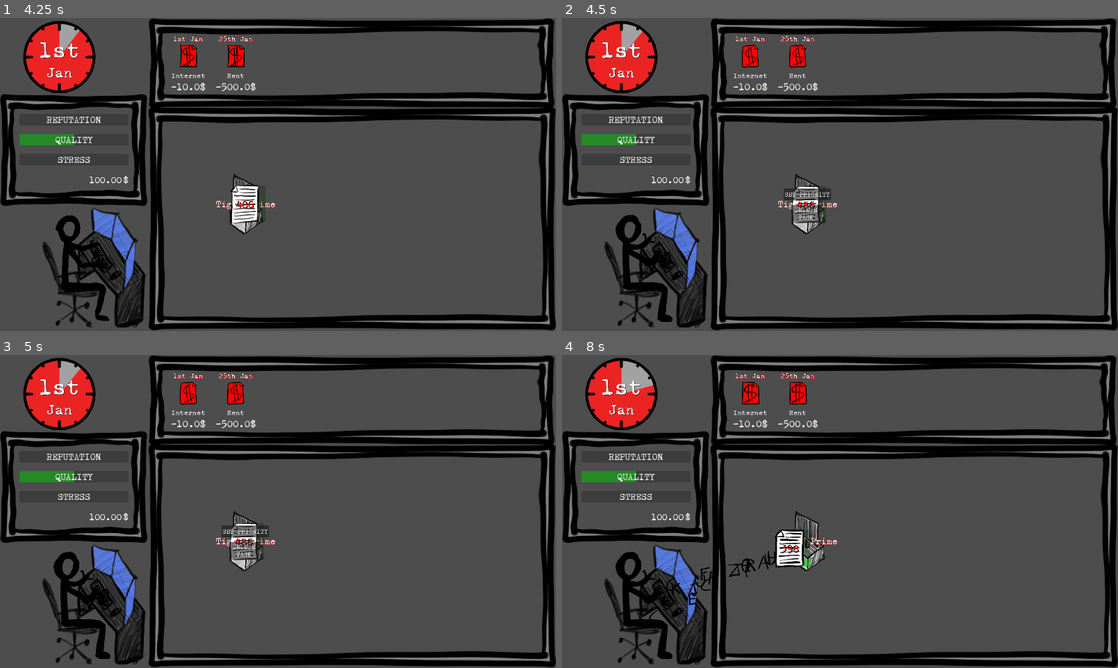
Above: before the commit, frames 1-4 (two rows, left to right).
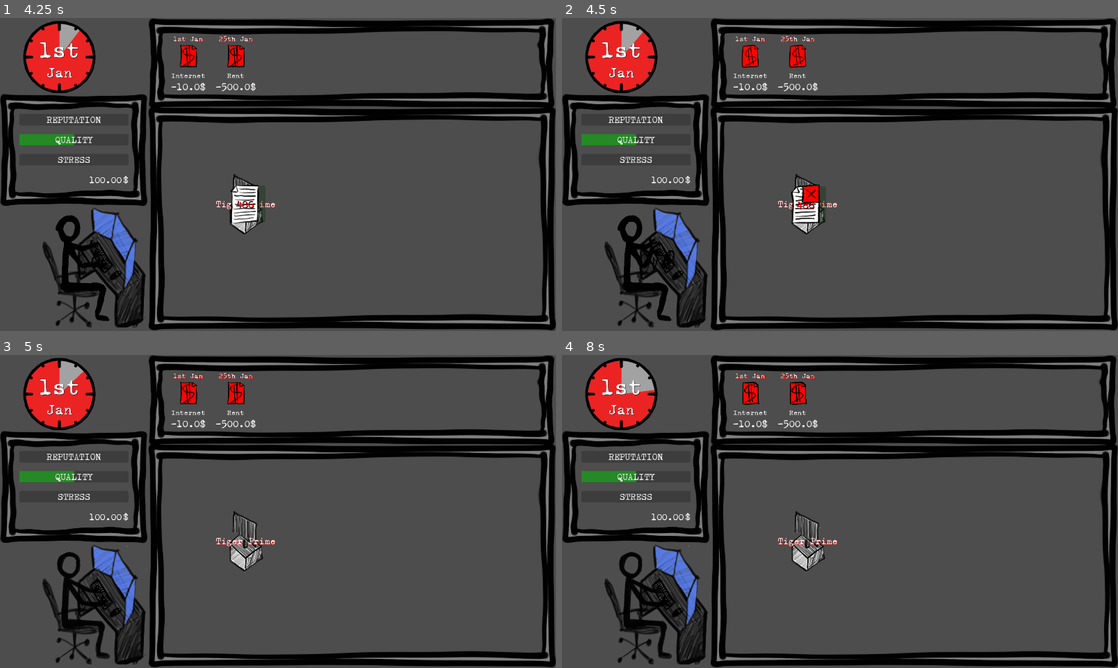
Above: after the commit, the same moments.

Repository: ildede/game-off-2025
Game: Godot game, scene res://scenes/ui/start_screen/start.tscn
Two runs of this game, one before a commit and one after it. Both use one fixed random seed, a clock stepped at 60 frames per second and the inputs below.
Inputs (mouse positions are in pixels of both pictures, inside the frame that each line leads up to):
- Up to frame 1 (4.25 s): click "START" at 0.5 s; click "Accept" at 1.25 s; move the mouse to (400, 158) at 2.02 s; click (400, 158) at 2.17 s; tap Enter at 2.75 s; move the mouse to (166, 190) at 2.77 s; click (166, 190) at 2.92 s; move the mouse to (333, 105) at 3.52 s; click (333, 105) at 3.67 s
- Up to frame 2 (4.5 s): move the mouse to (806, 202) at 4.27 s; click (806, 202) at 4.42 s
- Up to frame 3 (5 s): no input
- Up to frame 4 (8 s): click (806, 530) at 5 s, where only the run before the commit has a clickable "SET PRIORITY"; move the mouse to (1006, 558) at 5.77 s; click (1006, 558) at 5.92 s; move the mouse to (673, 464) at 6.52 s; click (673, 464) at 6.67 s; move the mouse to (867, 511) at 7.27 s; click (867, 511) at 7.42 s

Frame 1 is identical in both runs. In frame 2, 1.1% of the frame differs, in the area x 9-49%, y 4-98%; in frame 3, 1.4%; in frame 4, 1.7%, in the area x 9-45%, y 8-98%.

Commit message:
feat: implement priority and delete with animated button

Diff:
--- a/autoloads/global.gd
+++ b/autoloads/global.gd
@@ -4,6 +4,7 @@
 signal client_send_task(task: Task)
 signal letter_hit_task(letter: Letter, task: Task)
 signal new_priority_task(task: Task)
+signal task_deleted(id: int)
 signal task_finished(id: int)
 signal task_failed(id: int)
 signal update_reputation(value: float)
--- a/scenes/game/entities/task/task.gd
+++ b/scenes/game/entities/task/task.gd
@@ -42,18 +42,17 @@
 
 func _on_character_body_2d_input_event(_viewport: Node, event: InputEvent, _shape_idx: int) -> void:
 	if event is InputEventMouseButton and event.pressed:
-		get_tree().paused = true
-		$Delete.visible = !$Delete.visible
-		$Priority.visible = !$Priority.visible
+		Global.new_priority_task.emit(self)
+
+	if event is InputEventMouseButton and not event.pressed:
+		print(event)
 
 func _on_delete_pressed() -> void:
-	get_tree().paused = false
 	print("deleted pressed")
+	Global.task_deleted.emit(get_task_id())
+
+func _on_character_body_2d_mouse_entered() -> void:
+	$Delete.visible = true
+
+func _on_character_body_2d_mouse_exited() -> void:
 	$Delete.visible = false
-	$Priority.visible = false
-
-func _on_priority_pressed() -> void:
-	get_tree().paused = false
-	Global.new_priority_task.emit(self)
-	$Delete.visible = false
-	$Priority.visible = false
--- a/scenes/game/entities/task/task.tscn
+++ b/scenes/game/entities/task/task.tscn
@@ -12,6 +12,10 @@
 [ext_resource type="Texture2D" uid="uid://cxsi0t6bphxeu" path="res://scenes/game/entities/task/assets/default03.png" id="10_riryx"]
 [ext_resource type="Texture2D" uid="uid://b184f43nunidi" path="res://scenes/game/entities/task/assets/default04.png" id="11_uxrd1"]
 [ext_resource type="Texture2D" uid="uid://dfoythl7dms23" path="res://scenes/game/entities/task/assets/default05.png" id="12_g1kpc"]
+[ext_resource type="Texture2D" uid="uid://bsbe1d637bbli" path="res://scenes/game/entities/task/assets/close01.png" id="13_kqt4b"]
+[ext_resource type="Texture2D" uid="uid://bxbkh7jfnf8d8" path="res://scenes/game/entities/task/assets/close02.png" id="14_r5isl"]
+[ext_resource type="Texture2D" uid="uid://gseo7tudly75" path="res://scenes/game/entities/task/assets/close03.png" id="15_l3hm3"]
+[ext_resource type="Texture2D" uid="uid://bc8slt3fttv8t" path="res://scenes/game/entities/task/assets/close04.png" id="16_riryx"]
 
 [sub_resource type="SpriteFrames" id="SpriteFrames_cprfc"]
 animations = [{
@@ -59,6 +63,17 @@
 [sub_resource type="RectangleShape2D" id="RectangleShape2D_ukviy"]
 size = Vector2(127.14288, 175.71436)
 
+[sub_resource type="AnimatedTexture" id="AnimatedTexture_ctq7e"]
+frames = 4
+frame_0/texture = ExtResource("13_kqt4b")
+frame_0/duration = 0.2
+frame_1/texture = ExtResource("14_r5isl")
+frame_1/duration = 0.2
+frame_2/texture = ExtResource("15_l3hm3")
+frame_2/duration = 0.2
+frame_3/texture = ExtResource("16_riryx")
+frame_3/duration = 0.2
+
 [node name="Task" type="PathFollow2D"]
 scale = Vector2(0.7, 0.7)
 rotates = false
@@ -72,7 +87,7 @@
 [node name="Sprite2D" type="AnimatedSprite2D" parent="CharacterBody2D"]
 sprite_frames = SubResource("SpriteFrames_cprfc")
 animation = &"deadline"
-frame_progress = 0.2546036
+frame_progress = 0.5066534
 
 [node name="CollisionShape2D" type="CollisionShape2D" parent="CharacterBody2D"]
 position = Vector2(0.714288, -0.7142869)
@@ -113,25 +128,16 @@
 horizontal_alignment = 1
 vertical_alignment = 1
 
-[node name="Delete" type="Button" parent="."]
+[node name="Delete" type="TextureButton" parent="."]
 process_mode = 3
 visible = false
-offset_left = -70.0
-offset_top = 2.8571427
-offset_right = 71.42856
-offset_bottom = 84.85714
-text = "DELETE
-TASK"
-
-[node name="Priority" type="Button" parent="."]
-process_mode = 3
-visible = false
-offset_left = -110.0
-offset_top = -78.57143
-offset_right = 123.0
-offset_bottom = -20.0
-text = "SET PRIORITY"
+offset_left = -22.857145
+offset_top = -101.428566
+offset_right = 77.14285
+offset_bottom = -1.428566
+texture_normal = SubResource("AnimatedTexture_ctq7e")
 
 [connection signal="input_event" from="CharacterBody2D" to="." method="_on_character_body_2d_input_event"]
+[connection signal="mouse_entered" from="CharacterBody2D" to="." method="_on_character_body_2d_mouse_entered"]
+[connection signal="mouse_exited" from="CharacterBody2D" to="." method="_on_character_body_2d_mouse_exited"]
 [connection signal="pressed" from="Delete" to="." method="_on_delete_pressed"]
-[connection signal="pressed" from="Priority" to="." method="_on_priority_pressed"]
--- a/scenes/game/translator/translator.gd
+++ b/scenes/game/translator/translator.gd
@@ -13,6 +13,7 @@
 	Global.client_send_task.connect(new_task_arrived)
 	Global.letter_hit_task.connect(task_hit)
 	Global.new_priority_task.connect(set_priority_task)
+	Global.task_deleted.connect(handle_task_deleted)
 
 func _on_timer_timeout() -> void:
 	if tasks.size() != 0:
@@ -36,6 +37,15 @@
 	l.target = target_task
 	l.target_id = target_task.get_node("CharacterBody2D").task_id
 	add_child(l)
+
+func handle_task_deleted(task_id: int) -> void:
+	var found_index = tasks.find_custom(func has_task_id(t):
+		return t.get_task_id() == task_id)
+	if found_index >= 0:
+		var task_found = tasks.pop_at(found_index)
+		if priority_task and priority_task.get_task_id() == task_found.get_task_id():
+			priority_task = null
+		task_found.queue_free()
 
 func task_hit(letter: Letter, task: Task) -> void:
 
--- a/scenes/ui/main_screen/main.gd
+++ b/scenes/ui/main_screen/main.gd
@@ -15,6 +15,7 @@
 	Global.game_over.connect(handle_game_over)
 	Global.task_finished.connect(handle_task_finished)
 	Global.task_failed.connect(handle_task_failed)
+	Global.task_deleted.connect(handle_task_deleted)
 
 	for client_info in Global.game_state.clients:
 		var added = add_new_client_to_scene(client_info)
@@ -89,6 +90,15 @@
 		var finished_task = Global.game_state.ongoing_task.pop_at(found_index)
 		Global.update_reputation.emit(finished_task.reputation_on_failure)
 		Global.update_stress.emit(Config.STRESS_ON_TASK_FAILED)
+
+func handle_task_deleted(task_id: int) -> void:
+	print("[MAIN] handle_task_deleted for task_id ", task_id)
+	active_tasks.erase(task_id)
+
+	var found_index = Global.game_state.ongoing_task.find_custom(func(t): return t.task_id == task_id)
+	if found_index >= 0:
+		var finished_task = Global.game_state.ongoing_task.pop_at(found_index)
+		Global.update_reputation.emit(finished_task.reputation_on_failure)
 
 func handle_end_of_the_day() -> void:
 	print("[MAIN] handle_end_of_the_day")
Binary file added: scenes/game/entities/task/assets/close01.png
Not shown, added: scenes/game/entities/task/assets/close01.png.import
Binary file added: scenes/game/entities/task/assets/close02.png
Not shown, added: scenes/game/entities/task/assets/close02.png.import
Binary file added: scenes/game/entities/task/assets/close03.png
Not shown, added: scenes/game/entities/task/assets/close03.png.import
Binary file added: scenes/game/entities/task/assets/close04.png
Not shown, added: scenes/game/entities/task/assets/close04.png.import
Not shown: 1 places in scenes/game/entities/task/task.tscn that only renumber resources
